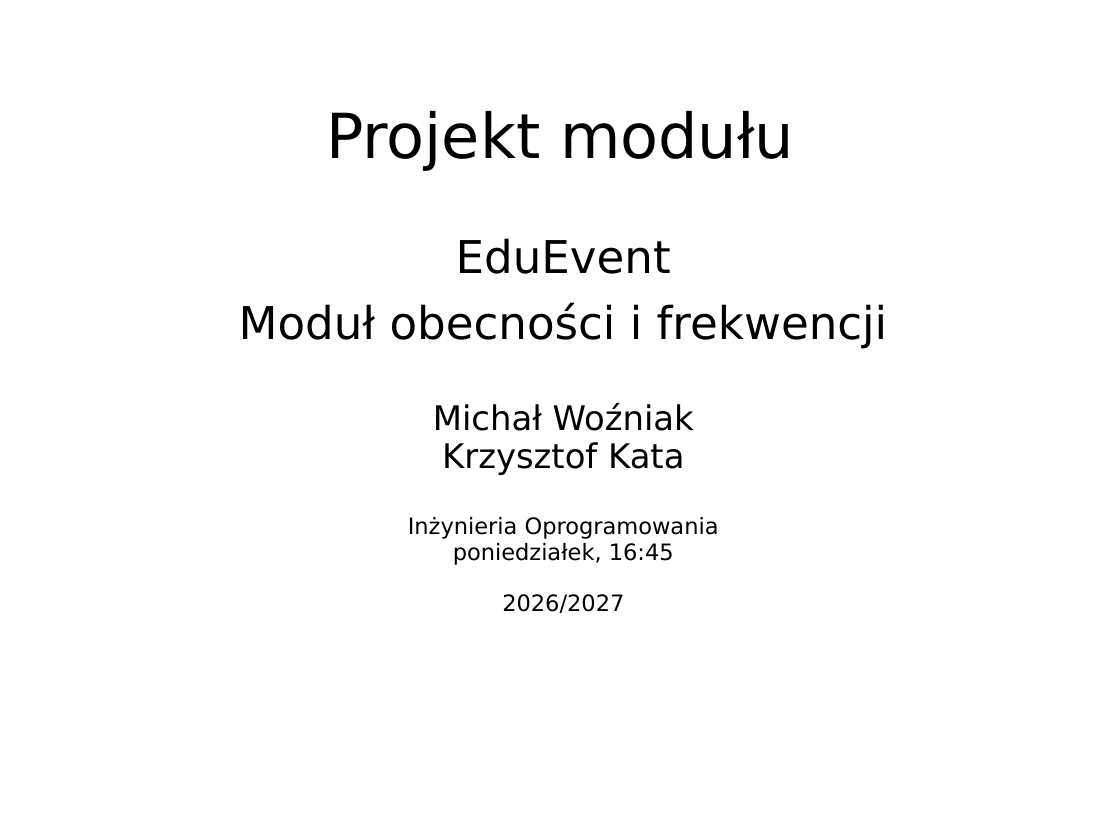
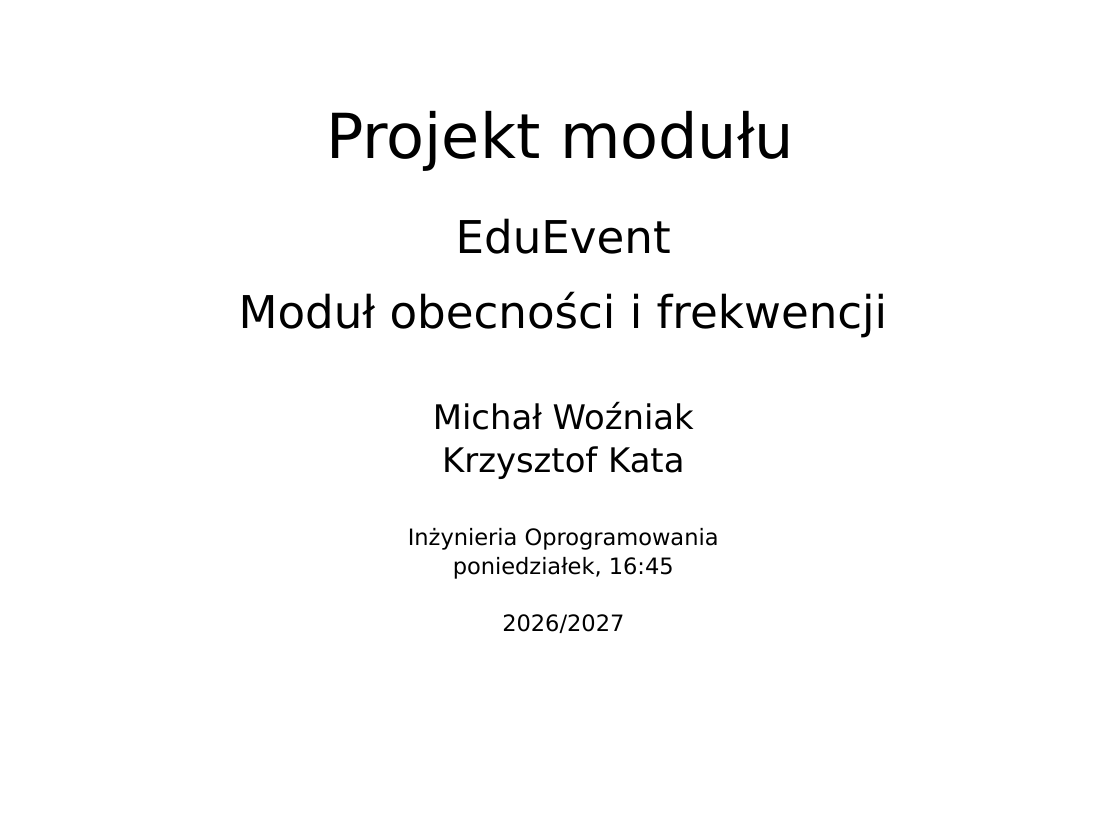
Before and after one commit to KrzychuToJaa/IO---modul-6, a slide deck: slide 1 of Prezentacja modułu nr 6.ppt. Drawn at 1120x840 pixels with LibreOffice and Linux fonts; fonts in the diff are those of the drawing. Boxes give left, top, right and bottom in pixels: in the first picture for what was removed or moved away, otherwise in the second. Text is boxed around its words. In the diff, an @@ line names an element or a change of style, - is before the commit and + after.

```diff
--- a/Prezentacja modułu nr 6.ppt
+++ b/Prezentacja modułu nr 6.ppt
@@ text "EduEvent" at (239, 218, 888, 633): line spacing 0.91 to 1.01 @@
```
Also in this commit, not shown: 4 other slides changed, 2 slides added, 2 slides removed, 1 other file.
